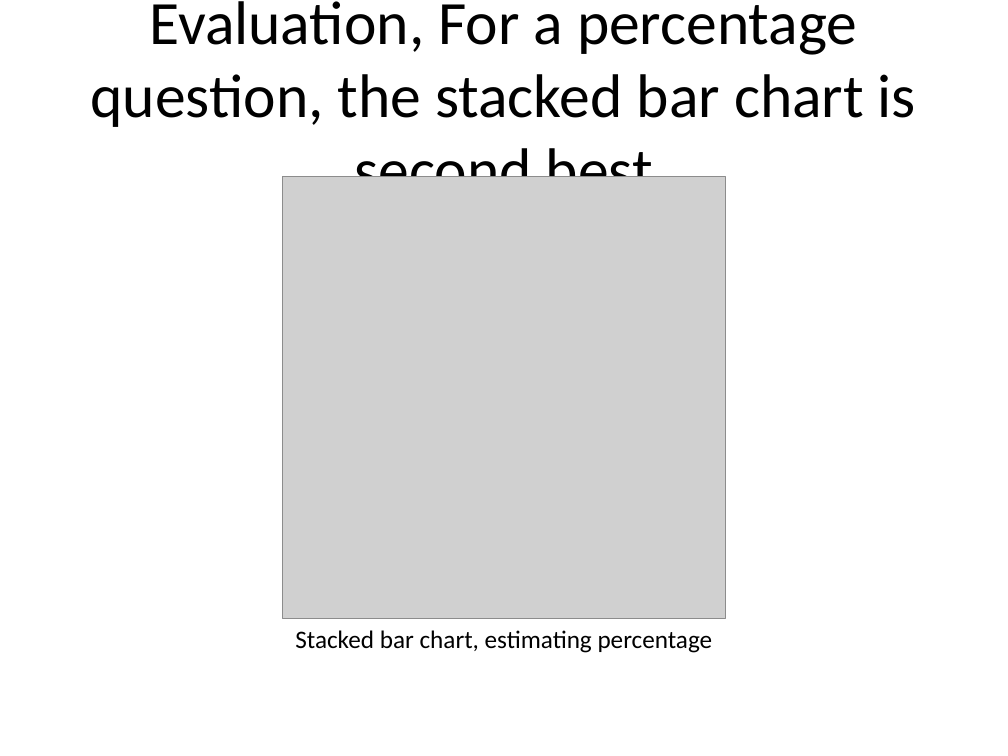
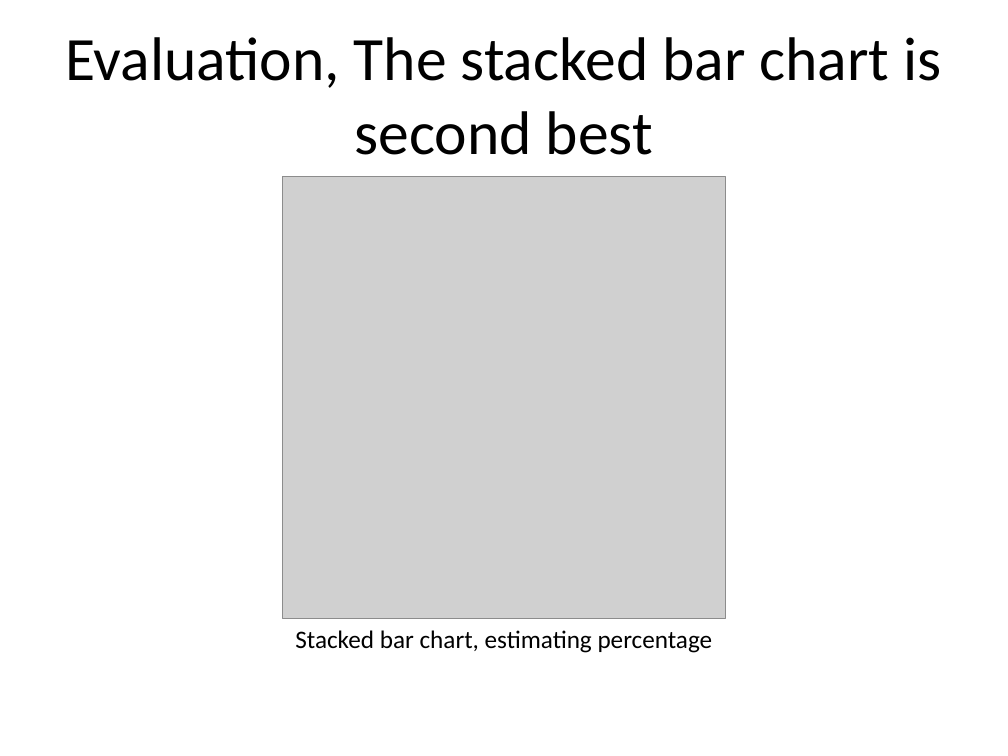
Before and after one commit to pmean/data-visualization, a slide deck: slide 10 of data-viz-01/component/tutorial-evaluation.pptx. Drawn at 1008x756 pixels with LibreOffice and Linux fonts; fonts in the diff are those of the drawing; grey boxes stand for pictures. Boxes give left, top, right and bottom in pixels: in the first picture for what was removed or moved away, otherwise in the second. Text is boxed around its words. In the diff, an @@ line names an element or a change of style, - is before the commit and + after.

```diff
--- a/data-viz-01/component/tutorial-evaluation.pptx
+++ b/data-viz-01/component/tutorial-evaluation.pptx
@@ title at [65, 37, 941, 155]: text changed @@
-Evaluation, For a percentage question, the stacked bar chart is second best
+Evaluation, The stacked bar chart is second best
```
Also in this commit, not shown: 3 other slides changed, 1 slide added, 47 other files.
